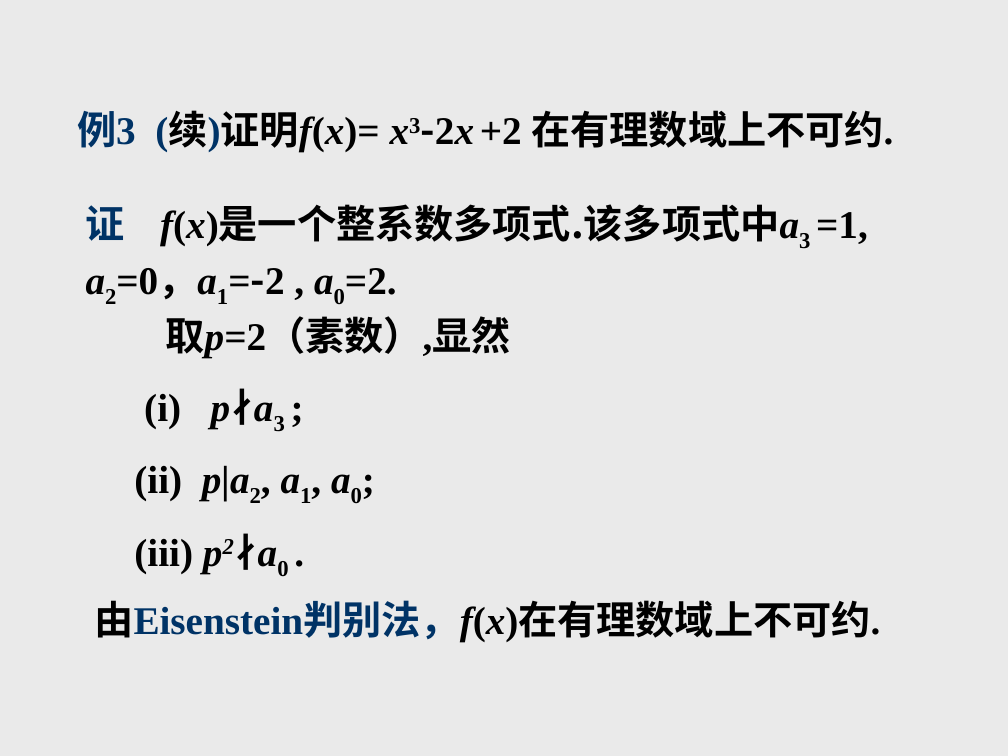
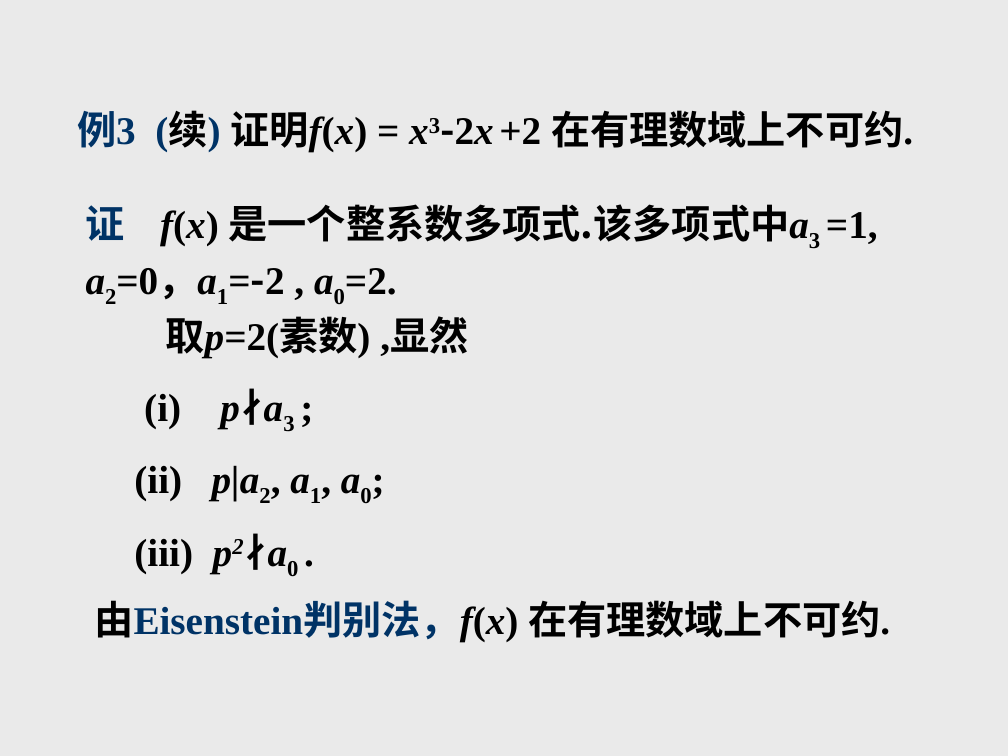
Before and after one commit to zhangbiaomath/zhangbiaomath.github.io, a slide deck: slide 108 of teaching/高等代数/课件/第1章-多项式.ppt. Drawn at 1008x756 pixels with LibreOffice and Linux fonts; fonts in the diff are those of the drawing. Boxes give left, top, right and bottom in pixels: in the first picture for what was removed or moved away, otherwise in the second. Text is boxed around its words. In the diff, an @@ line names an element or a change of style, - is before the commit and + after.

```diff
--- a/teaching/高等代数/课件/第1章-多项式.ppt
+++ b/teaching/高等代数/课件/第1章-多项式.ppt
@@ title at [77, 110, 913, 153]: spaces changed @@
-例3 (续)证明f(x)= x3-2x +2 在有理数域上不可约.
+例3 (续) 证明f(x) = x3-2x +2 在有理数域上不可约.
@@ text at [86, 204, 878, 245]: spaces changed @@
-证 f(x)是一个整系数多项式.该多项式中a3 =1,
+证 f(x) 是一个整系数多项式.该多项式中a3 =1,
@@ text at [166, 316, 468, 359]: text changed @@
-取p=2（素数）,显然
+取p=2(素数) ,显然
@@ text at [94, 600, 890, 643]: spaces changed @@
-由Eisenstein判别法，f(x)在有理数域上不可约.
+由Eisenstein判别法，f(x) 在有理数域上不可约.
```
Also in this commit, not shown: 102 other slides changed.
